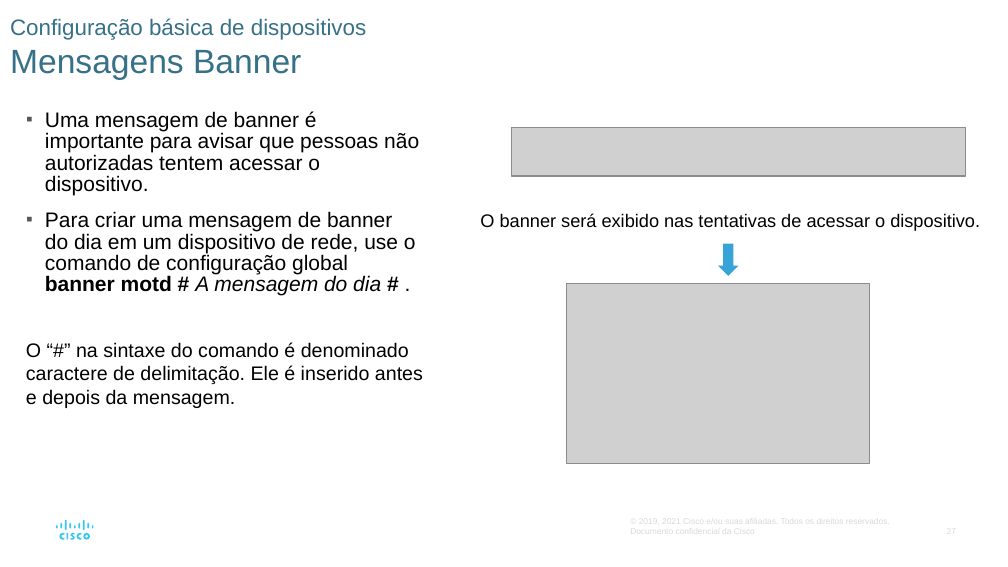
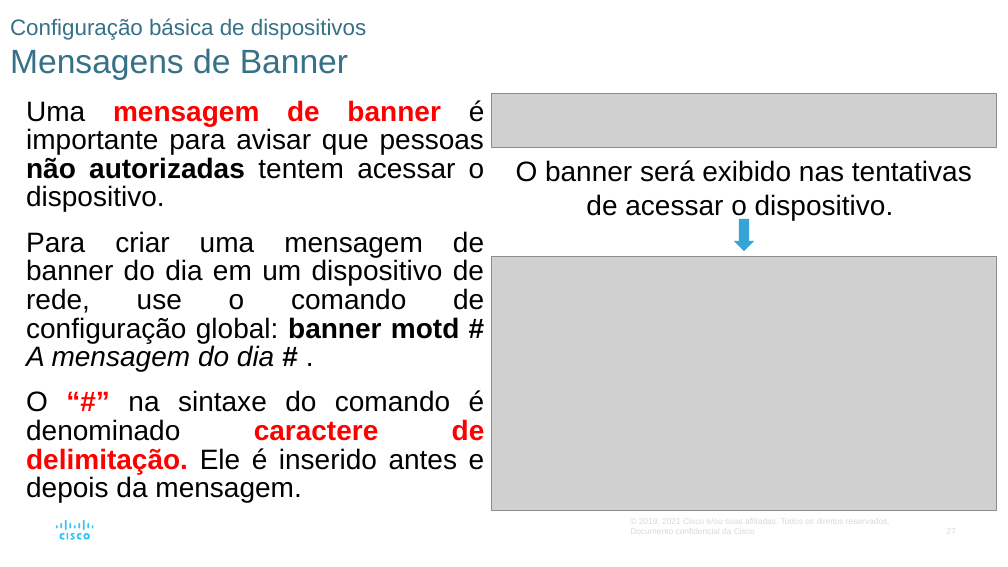
Before and after one commit to vaamonde/netacad, a slide deck: slide 27 of 02-CCNA-200-301-v7/01-CCNA-IntroducaoAsRedes-v7.02/01-Modulo01-PPTS/Modulo02-BasicoSwitchEndpoint.pptx. Drawn at 1008x567 pixels with LibreOffice and Linux fonts; fonts in the diff are those of the drawing; grey boxes stand for pictures. Boxes give left, top, right and bottom in pixels: in the first picture for what was removed or moved away, otherwise in the second. Text is boxed around its words. In the diff, an @@ line names an element or a change of style, - is before the commit and + after.

```diff
--- a/02-CCNA-200-301-v7/01-CCNA-IntroducaoAsRedes-v7.02/01-Modulo01-PPTS/Modulo02-BasicoSwitchEndpoint.pptx
+++ b/02-CCNA-200-301-v7/01-CCNA-IntroducaoAsRedes-v7.02/01-Modulo01-PPTS/Modulo02-BasicoSwitchEndpoint.pptx
@@ title at (10, 18, 366, 80): text changed @@
-Configuração básica de dispositivos
-Mensagens Banner
+Configuração básica de dispositivos
+Mensagens de Banner
@@ text "Uma mensagem de banner é ...": place and size @@
-text "Uma mensagem de banner é ..." at (45, 111, 419, 296)
+text "Uma mensagem de banner é ..." at (26, 100, 485, 502)
@@ text at (26, 100, 485, 212): size 15 to 20 pt in "Uma mensagem de banner é importante para ..."; text colour #000000 to #FF0000 in "mensagem de banner"; bold on in "mensagem de banner não autorizadas"; alignment left to justified; bullet ▪ to none; more space between paragraphs @@
@@ picture: place and size @@
-picture at (512, 127, 966, 175)
+picture at (491, 94, 997, 148)
@@ text "O banner será exibido nas ...": place and size @@
-text "O banner será exibido nas ..." at (480, 213, 980, 231)
+text "O banner será exibido nas ..." at (516, 160, 972, 220)
@@ text "O banner será exibido nas ..." at (516, 160, 972, 220): size 13 to 20 pt; alignment left to centre @@
@@ text at (26, 231, 485, 502): text changed; size 15 to 20 pt @@
-▪ Para criar uma mensagem de banner do dia em um dispositivo de rede, use o comando de configuração global banner motd # A mensagem do dia # .
+Para criar uma mensagem de banner do dia em um dispositivo de rede, use o comando de configuração global: banner motd # A mensagem do dia # .
+O “#” na sintaxe do comando é denominado caractere de delimitação. Ele é inserido antes e depois da mensagem.
@@ down arrow: place and size @@
-down arrow at (718, 244, 739, 276)
+down arrow at (734, 219, 755, 251)
@@ picture: place and size @@
-picture at (566, 283, 869, 464)
+picture at (491, 257, 997, 511)
@@ text removed at (26, 342, 423, 408) @@
-O “#” na sintaxe do comando é denominado caractere de delimitação. Ele é inserido antes e depois da mensagem.
```
Also in this commit, not shown: 28 other slides changed, 1 slide added, 29 other files.
